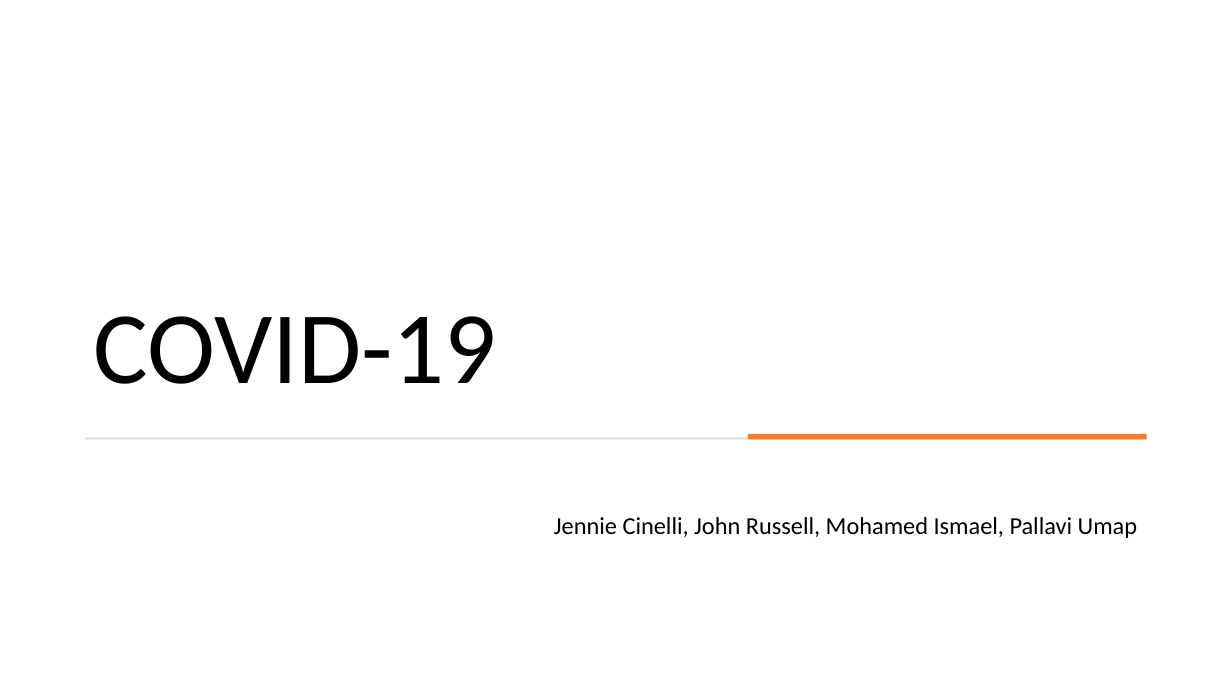
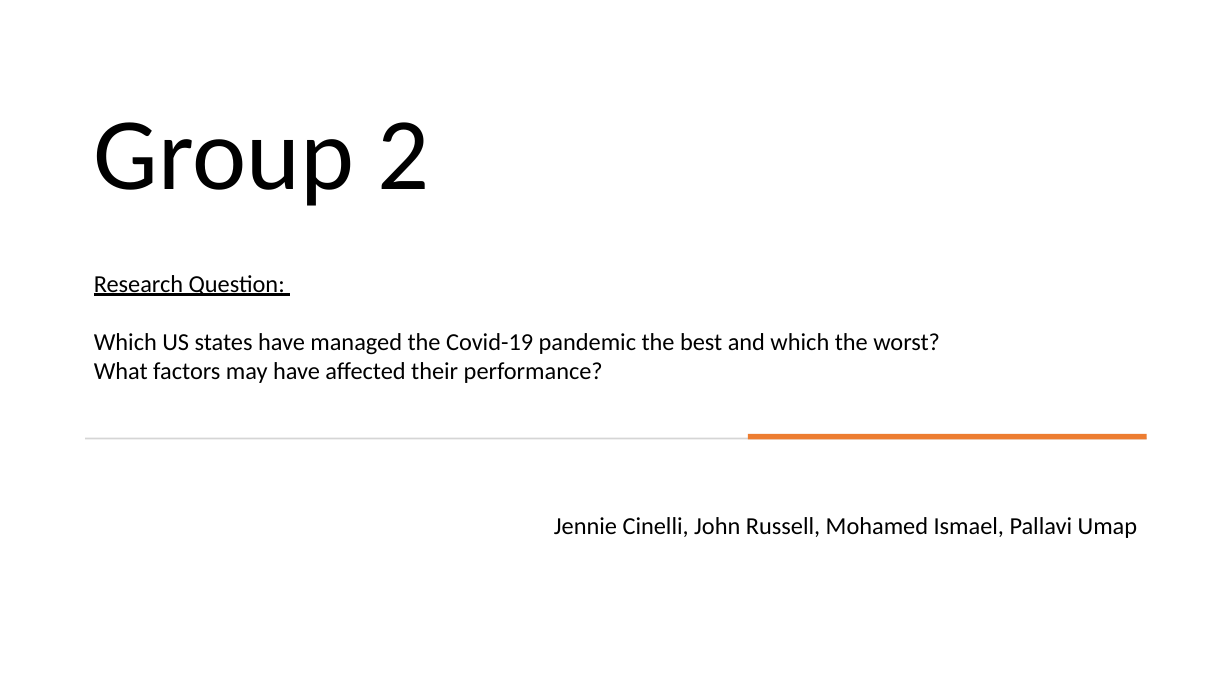
Before and after one commit to jenniecinelli/project_one, a slide deck: slide 1 of Folder0/Presentation.pptx. Drawn at 1232x693 pixels with LibreOffice and Linux fonts; fonts in the diff are those of the drawing. Boxes give left, top, right and bottom in pixels: in the first picture for what was removed or moved away, otherwise in the second. Text is boxed around its words. In the diff, an @@ line names an element or a change of style, - is before the commit and + after.

```diff
--- a/Folder0/Presentation.pptx
+++ b/Folder0/Presentation.pptx
@@ title at [94,122,430,206]: text changed @@
-COVID-19
+Group 2
@@ text added at [94,275,940,383], 19 pt, text #000000 @@
+Research Question:
+Which US states have managed the Covid-19 pandemic the best and which the worst? What factors may have affected their performance?
```
Also in this commit, not shown: 12 other slides changed, 2 slides removed, 6 other files.
